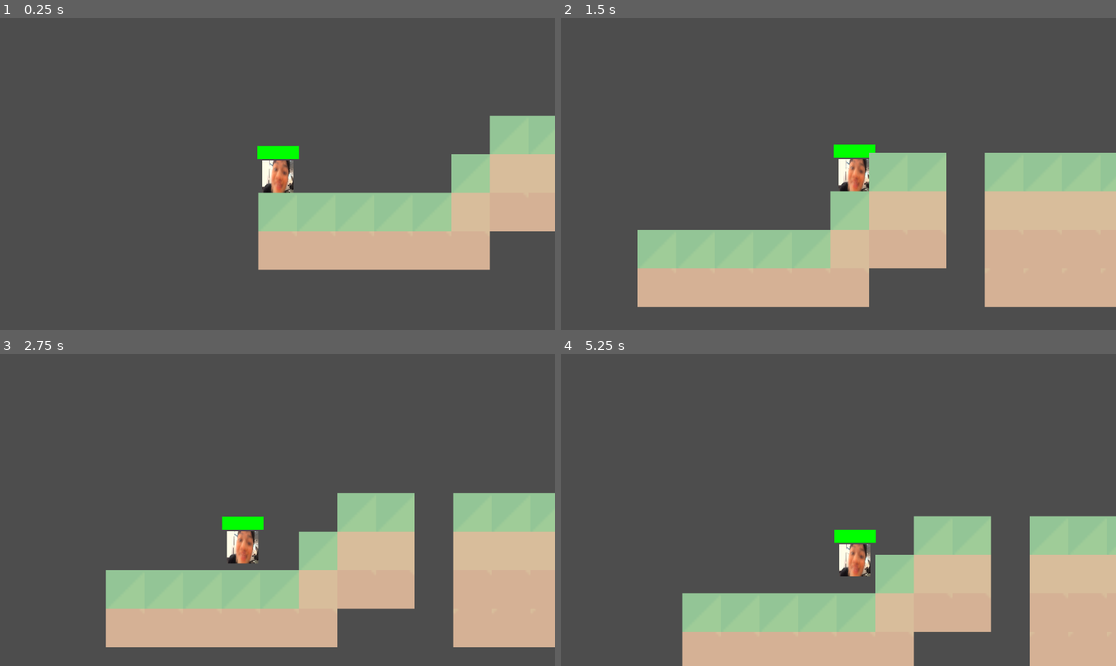
Above: before the commit, frames 1-4 (two rows, left to right).
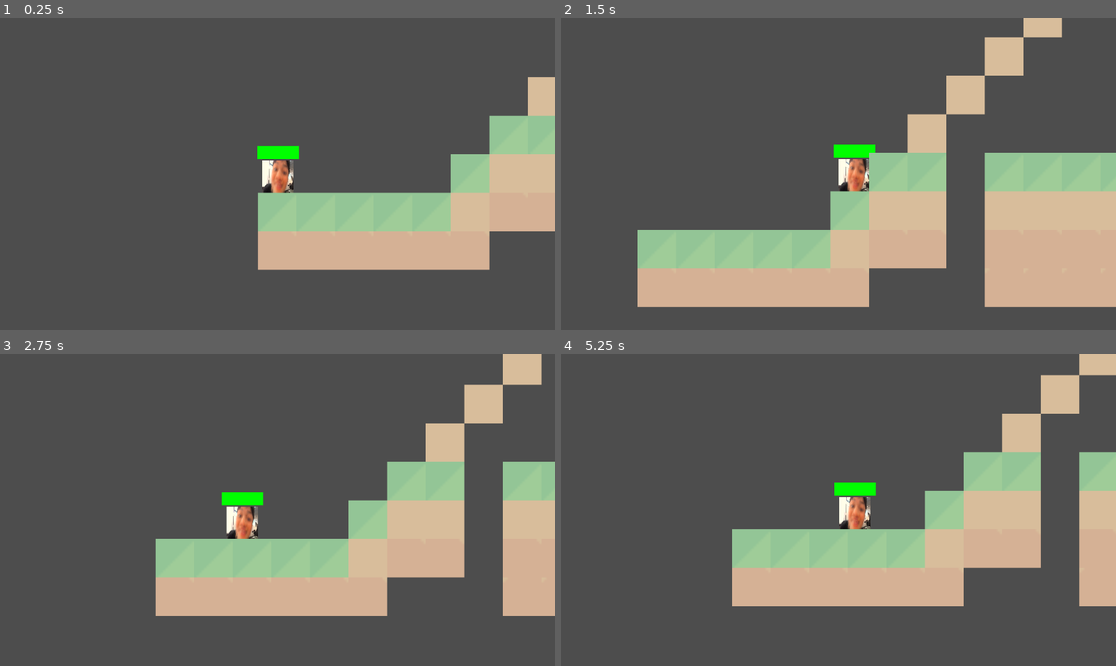
Above: after the commit, the same moments.

Repository: ethanshu2012-tech/DAydream-Hackathon---Sacrifices-Must-Be-Made
Game: Godot game, scene res://main.tscn
Two runs of this game, one before a commit and one after it. Both use one fixed random seed, a clock stepped at 60 frames per second and the inputs below.
Inputs:
- Up to frame 1 (0.25 s): no input
- Up to frame 2 (1.5 s): hold D (right) from 0.53 s (still down); tap W (jump) at 0.77 s
- Up to frame 3 (2.75 s): tap W (jump) at 1.52 s; release D (right) at 2.03 s; hold A (left) from 2.03 s (still down)
- Up to frame 4 (5.25 s): release A (left) at 2.78 s; hold D (right) 2.78-4.28 s; tap W (jump) at 3.02, 3.77, 4.52 s; hold A (left) 4.28-5.03 s; hold D (right) from 5.03 s (still down)

The runs differ from the first frame. In frame 1, 0.7% of the frame differs, in the area x 46-100%, y 18-81%; in frame 2, 3.1%; in frame 3, 27%; in frame 4, 34%, in the area x 21-100%, y 0-100%.

Commit message:
trying to add fall damage

Diff:
--- a/main.tscn
+++ b/main.tscn
@@ -111,6 +111,7 @@
 show_percentage = false
 
 [node name="TileMapLayer" type="TileMapLayer" parent="."]
+position = Vector2(-0.99999994, 0)
 scale = Vector2(5, 5)
-tile_map_data = PackedByteArray("AABHAAAAAgADAAAAAAACAAUAAgA …(1088 unchanged characters)… CAAAAAAAvAAYAAgACAAAAAAA3AAcAAgACAAAAAAA=")
+tile_map_data = PackedByteArray("AABHAAAAAgADAAAAAAACAAUAAgA …(1088 unchanged characters)… CAAAAAAAvAAYAAgACAAAAAAA3AAcAAgACAAAAAAAJAAIAAAADAAAAAAAKAAEAAAADAAAAAAALAAAAAAADAAAAAAAMAP//AAADAAAAAAANAP7/AAADAAAAAAAOAP3/AAADAAAAAAAPAPz/AAADAAAAAAAQAPv/AAADAAAAAAARAPr/AAADAAAAAAA=")
 tile_set = SubResource("TileSet_5vw27")
--- a/player.gd
+++ b/player.gd
@@ -5,30 +5,39 @@
 # ---------------------------
 const SPEED := 500.0
 const JUMP_VELOCITY := -700.0
-var GRAVITY: float = 1200.0  # runtime-read fallback
+var GRAVITY: float = 1200.0
 
 # ---------------------------
 # HEALTH
 # ---------------------------
 var max_health: int = 100
 var current_health: int = 100
-
-# Reference to health bar (adjust node name/path if needed)
 @onready var health_bar := $"Health Bar"
 
 # ---------------------------
 # MAP / RESPAWN
 # ---------------------------
-const FALL_DEATH_Y := 1000.0  # adjust to match your map height
+const FALL_DEATH_Y := 1000.0
 var spawn_position: Vector2
+
+# ---------------------------
+# FALL DAMAGE SETTINGS
+# ---------------------------
+const FALL_DAMAGE_THRESHOLD := 300.0
+const FALL_DAMAGE_MULTIPLIER := 0.1
+
+# ---------------------------
+# FALL TRACKING
+# ---------------------------
+var was_in_air := false
+var fall_start_velocity := 0.0
 
 # ---------------------------
 # READY
 # ---------------------------
 func _ready() -> void:
-	spawn_position = global_position  # store initial spawn point
+	spawn_position = global_position
 
-	# Read gravity from project settings if available
 	var g = ProjectSettings.get_setting("physics/2d/default_gravity")
 	match typeof(g):
 		TYPE_FLOAT, TYPE_INT:
@@ -46,8 +55,7 @@
 			health_bar.max = max_health
 		health_bar.value = current_health
 
-		# Set initial color
-		var color := Color(0, 1, 0)  # green
+		var color := Color(0, 1, 0)
 		if health_bar is ProgressBar:
 			var style := StyleBoxFlat.new()
 			style.bg_color = color
@@ -62,9 +70,20 @@
 	# --- Gravity ---
 	if not is_on_floor():
 		velocity.y += GRAVITY * delta
+		if not was_in_air:
+			was_in_air = true
+			fall_start_velocity = velocity.y  # start tracking fall
 	else:
-		if velocity.y > 0:
-			velocity.y = 0
+		# Player landed
+		if was_in_air:
+			was_in_air = false
+			# Use downward velocity for fall damage
+			if abs(velocity.y) > FALL_DAMAGE_THRESHOLD:
+				var damage := int((abs(velocity.y) - FALL_DAMAGE_THRESHOLD) * FALL_DAMAGE_MULTIPLIER)
+				if damage > 0:
+					print("Fall damage:", damage, "Velocity:", velocity.y)
+					take_damage(damage)
+		velocity.y = 0
 
 	# --- Jump ---
 	if Input.is_action_just_pressed("jump") and is_on_floor():
@@ -78,7 +97,7 @@
 	if abs(input_dir) > 0.01:
 		velocity.x = input_dir * SPEED
 	else:
-		velocity.x = 0  # instant stop, no sliding
+		velocity.x = 0
 
 	# --- Move the character ---
 	move_and_slide()
@@ -103,14 +122,12 @@
 func _update_health_bar() -> void:
 	if health_bar:
 		health_bar.value = current_health
-
-		# Change color dynamically
-		var health_ratio := current_health / max_health
-		var color := Color(0, 1, 0)  # green
+		var health_ratio := float(current_health) / float(max_health)
+		var color := Color(0, 1, 0)
 		if health_ratio <= 0.25:
-			color = Color(1, 0, 0)  # red
+			color = Color(1, 0, 0)
 		elif health_ratio <= 0.5:
-			color = Color(1, 1, 0)  # yellow
+			color = Color(1, 1, 0)
 
 		if health_bar is ProgressBar:
 			var style := StyleBoxFlat.new()
@@ -126,7 +143,6 @@
 	respawn()
 
 func respawn() -> void:
-	# Reset position and velocity safely
 	global_position = spawn_position
 	velocity = Vector2.ZERO
 	current_health = max_health
